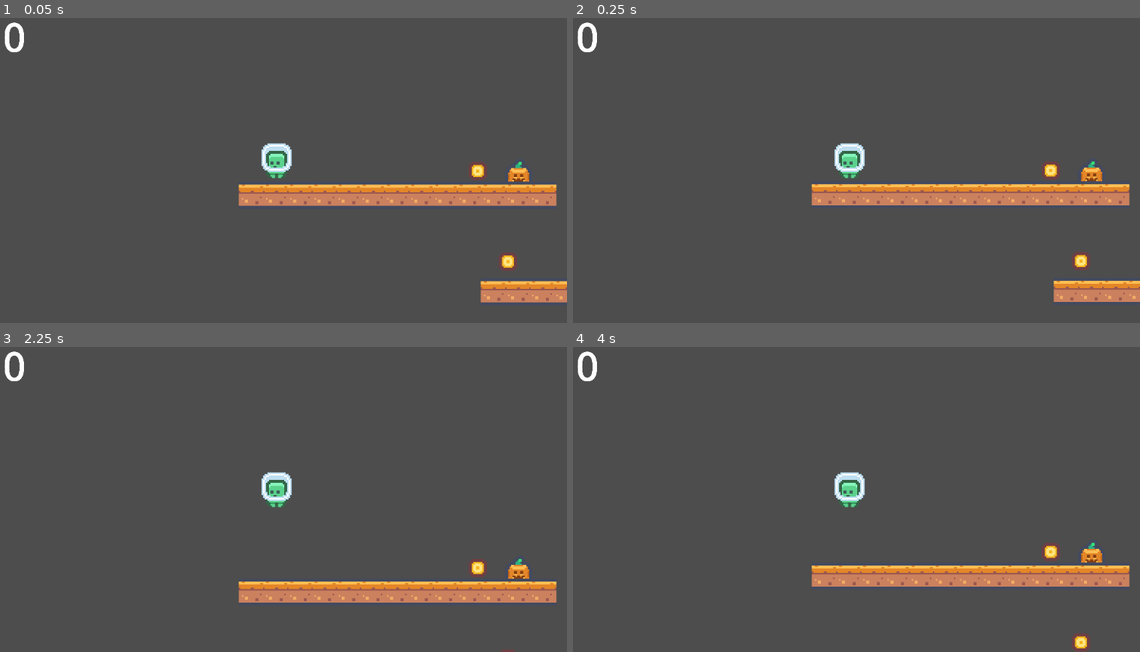
Above: before the commit, frames 1-4 (two rows, left to right).
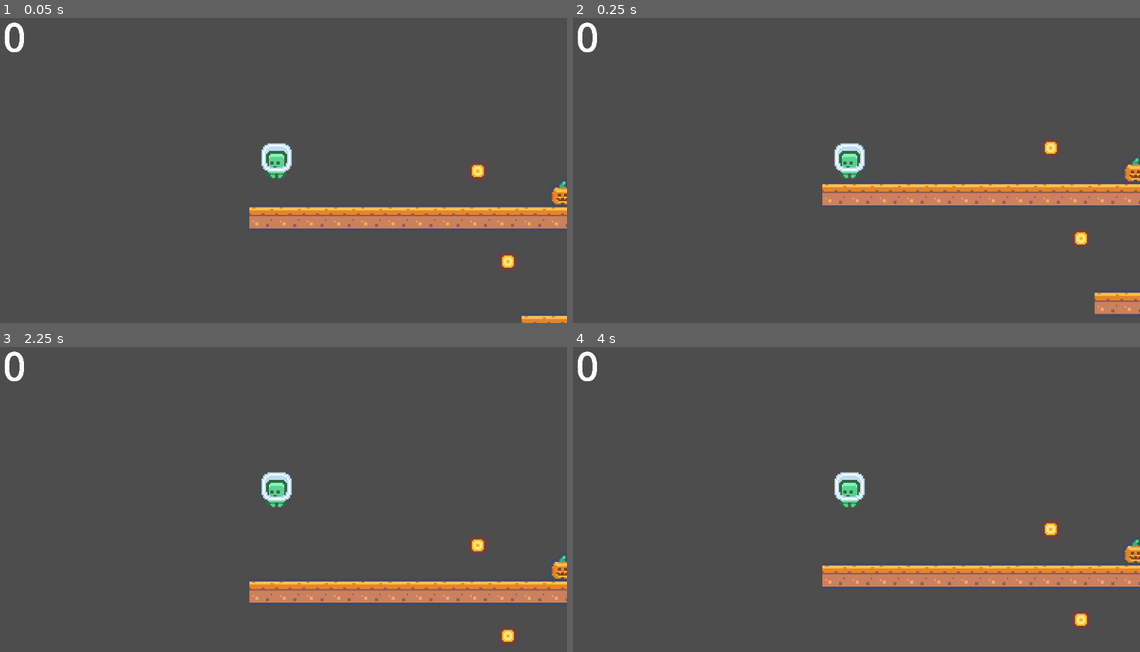
Above: after the commit, the same moments.

Repository: spencersmith24/CS315-Godot-Exercises
Game: Godot game, scene res://scenes/level1.tscn
Same seed, same stepped clock (60 frames per second), same inputs: the game is played once before the commit and once after it. Before the commit the project starts from res://scenes/main.tscn.
Inputs:
- Up to frame 1 (0.05 s): no input
- Up to frame 2 (0.25 s): no input
- Up to frame 3 (2.25 s): tap Enter at 0.5 s; tap Space at 2 s
- Up to frame 4 (4 s): tap Enter at 3.5 s

The runs differ from the first frame. In frame 1, 9.6% of the frame differs, in the area x 42-100%, y 47-100%; in frame 2, 3.1%; in frame 3, 1.6%; in frame 4, 1.7%.

Commit message:
literally more

Diff:
--- a/Platformer/platformer/assets/tile_set.tres
+++ b/Platformer/platformer/assets/tile_set.tres
@@ -33,8 +33,6 @@
 1:1/0/physics_layer_0/polygon_0/points = PackedVector2Array(-8, -8, 8, -8, 8, 8, -8, 8)
 2:1/0 = 0
 2:1/0/physics_layer_0/polygon_0/points = PackedVector2Array(-8, -8, 8, -8, 8, 8, -8, 8)
-3:1/0 = 0
-3:1/0/physics_layer_0/polygon_0/points = PackedVector2Array(-8, -8, 8, -8, 8, 8, -8, 8)
 4:1/0 = 0
 5:1/0 = 0
 6:1/0 = 0
@@ -135,7 +133,10 @@
 13:6/0 = 0
 14:6/0 = 0
 15:6/0 = 0
+3:1/0 = 0
+3:1/0/physics_layer_0/polygon_0/points = PackedVector2Array(-8, -8, 8, -8, 8, 8, -8, 8)
 
 [resource]
+tile_size = Vector2i(18, 18)
 physics_layer_0/collision_layer = 1
 sources/0 = SubResource("TileSetAtlasSource_cxiqw")
--- a/Platformer/platformer/project.godot
+++ b/Platformer/platformer/project.godot
@@ -11,7 +11,7 @@
 [application]
 
 config/name="Platformer"
-run/main_scene="res://scenes/main.tscn"
+run/main_scene="res://scenes/level1.tscn"
 config/features=PackedStringArray("4.3", "Forward Plus")
 config/icon="res://icon.svg"
 
--- /dev/null
+++ b/Platformer/platformer/scenes/level2.tscn
@@ -0,0 +1,57 @@
+[gd_scene load_steps=6 format=3 uid="uid://cfx4aiwp52sku"]
+
+[ext_resource type="Script" path="res://scripts/GameController.gd" id="1_0e62q"]
+[ext_resource type="TileSet" uid="uid://bbu0d885idvxi" path="res://assets/tile_set.tres" id="2_typu7"]
+[ext_resource type="PackedScene" uid="uid://pmjoeps6r27x" path="res://scenes/player.tscn" id="3_5rddy"]
+[ext_resource type="PackedScene" uid="uid://c6vg4rdelo8tp" path="res://scenes/coin.tscn" id="4_xfulu"]
+
+[sub_resource type="WorldBoundaryShape2D" id="WorldBoundaryShape2D_cgy7m"]
+
+[node name="Node2D" type="Node2D" node_paths=PackedStringArray("txtScore")]
+script = ExtResource("1_0e62q")
+txtScore = NodePath("Player/Camera2D/Score")
+
+[node name="TileMap" type="TileMap" parent="."]
+tile_set = ExtResource("2_typu7")
+format = 2
+layer_0/tile_data = PackedInt32Array(458755, 131072, 0, 458756, 131072, 0, 458757, 131072, 0, 458758, 131072, 0, 458759, 131072, 0, 458760, 131072, 0, 458761, 131072, 0, 458762, 131072, 0, 458763, 131072, 0, 458764, 131072, 0, 458765, 131072, 0, 458766, 131072, 0, 458767, 131072, 0, 327699, 131072, 0, 327700, 131072, 0, 327703, 131072, 0, 327706, 131072, 0, 327709, 131072, 0, 524320, 131072, 0, 524321, 131072, 0, 524322, 131072, 0, 524323, 131072, 0, 524324, 131072, 0, 524325, 131072, 0, 524326, 131072, 0, 524327, 131072, 0, 393230, 327680, 0, 262164, 524288, 0, 458785, 524288, 2, 458786, 524288, 2, 458787, 524288, 2, 458788, 524288, 2, 458789, 589824, 2, 458784, 458752, 2)
+
+[node name="WorldBorder" type="Area2D" parent="."]
+position = Vector2(0, 246)
+
+[node name="CollisionShape2D" type="CollisionShape2D" parent="WorldBorder"]
+shape = SubResource("WorldBoundaryShape2D_cgy7m")
+
+[node name="Player" parent="." instance=ExtResource("3_5rddy")]
+position = Vector2(72, 96)
+
+[node name="Camera2D" type="Camera2D" parent="Player"]
+zoom = Vector2(3, 3)
+
+[node name="Score" type="Label" parent="Player/Camera2D"]
+offset_left = -181.0
+offset_top = -100.0
+offset_right = -38.0
+offset_bottom = 242.0
+scale = Vector2(0.106556, 0.106556)
+theme_override_font_sizes/font_size = 250
+text = "0"
+
+[node name="Coins" type="Node" parent="."]
+
+[node name="Coin" parent="Coins" instance=ExtResource("4_xfulu")]
+position = Vector2(205, 104)
+
+[node name="Coin2" parent="Coins" instance=ExtResource("4_xfulu")]
+position = Vector2(367, 69)
+
+[node name="Coin3" parent="Coins" instance=ExtResource("4_xfulu")]
+position = Vector2(422, 72)
+
+[node name="Coin4" parent="Coins" instance=ExtResource("4_xfulu")]
+position = Vector2(472, 72)
+
+[node name="Coin5" parent="Coins" instance=ExtResource("4_xfulu")]
+position = Vector2(559, 118)
+
+[connection signal="body_entered" from="WorldBorder" to="." method="_on_world_border_body_entered"]
Not shown: 3 places in Platformer/platformer/scenes/level1.tscn that only renumber resources
